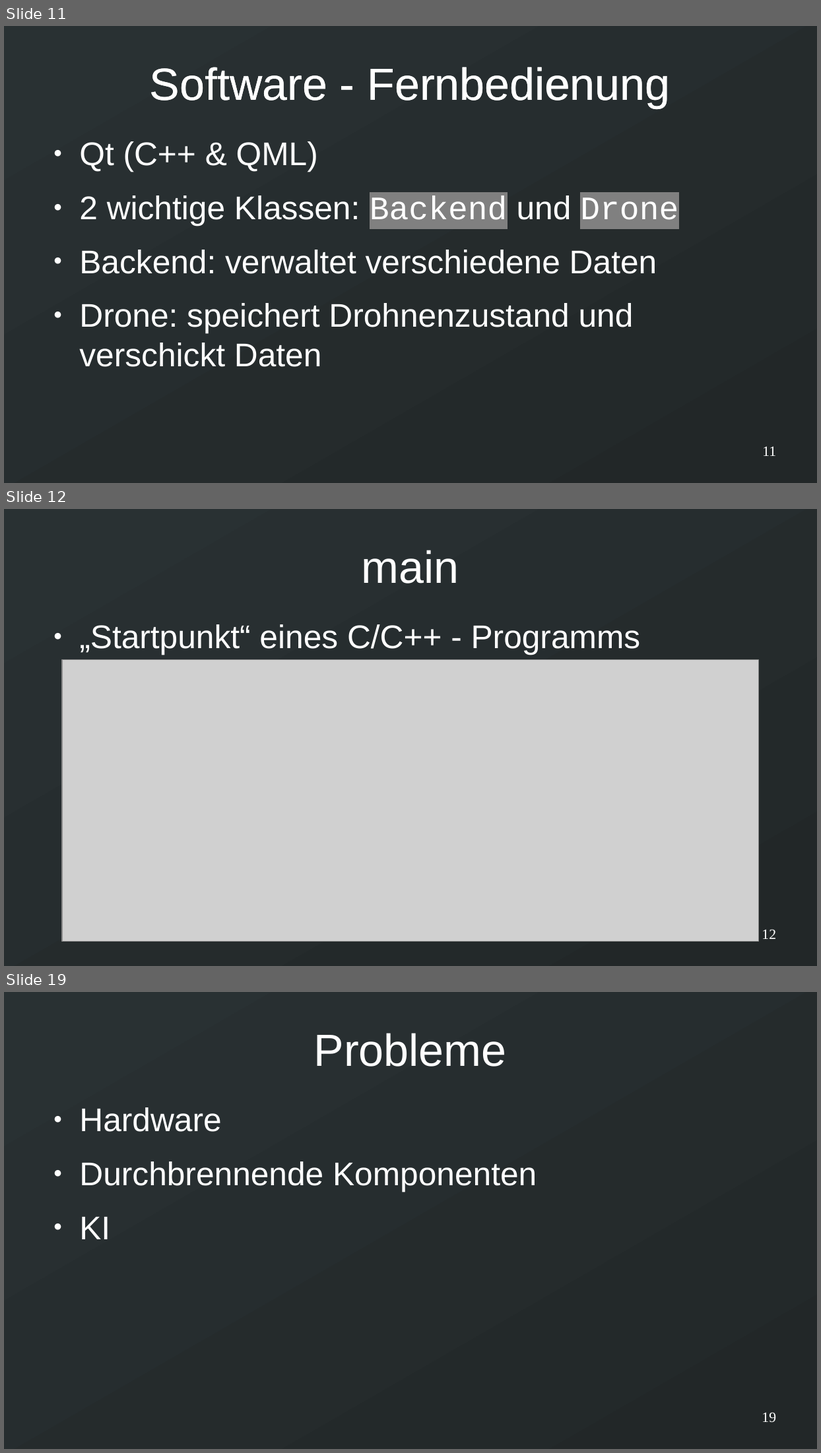
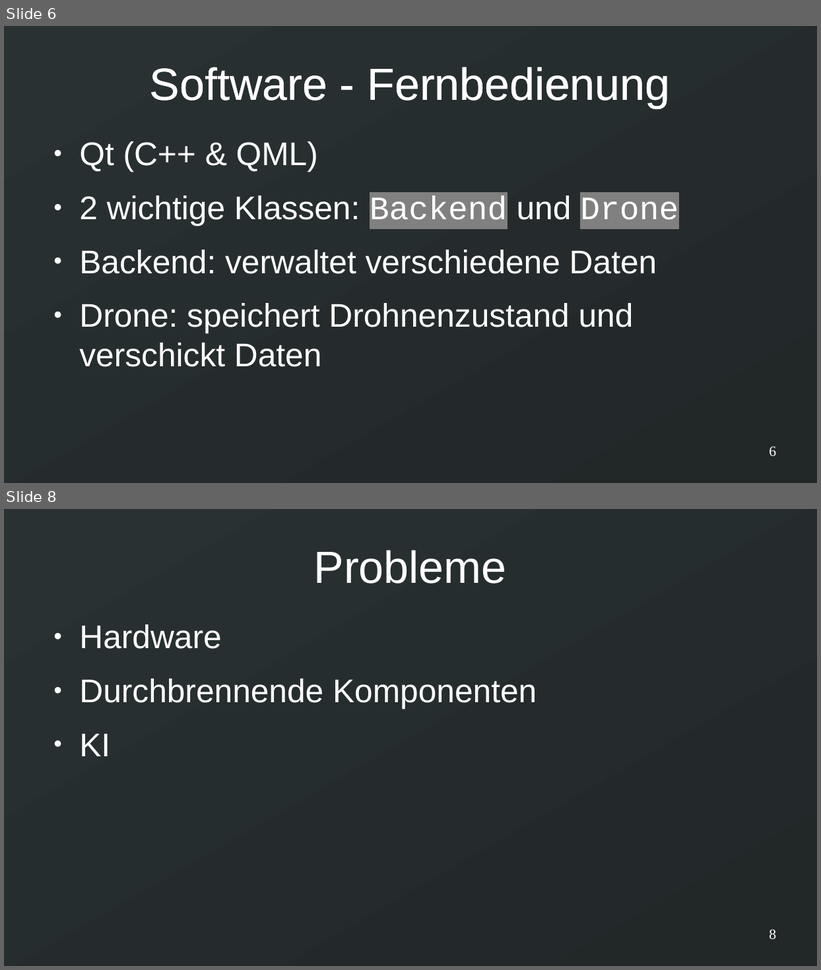
Before and after one commit to RandomlyCoded/InfoDrohne, a slide deck: Vortrag.odp. Shown one above the other, each under a label of ours: slides 11, 12 and 19 before the commit, slides 6 and 8 after it; the slides between them are not shown. The pictures are 821x1453 and 821x970 pixels, drawn with LibreOffice and Linux fonts; fonts in the diff are those of the drawing; grey boxes stand for pictures. Boxes give left, top, right and bottom in pixels: in the first picture for what was removed or moved away, otherwise in the second. Text is boxed around its words. In the diff, an @@ line names an element or a change of style, - is before the commit and + after.

```diff
--- a/Vortrag.odp
+++ b/Vortrag.odp
@@ slide 12 removed at [4,509,817,966], background gradient #293133 to #222728 @@
@@ title removed at [362,550,459,584] @@
-main
@@ text removed at [79,625,641,655] @@
-● „Startpunkt“ eines C/C++ - Programms
@@ picture removed at [62,660,760,942] @@
@@ page number removed at [762,929,776,939] @@
-12
@@ what was slide 11 is now slide 6 @@
@@ page number at [769,446,776,457]: text changed @@
-11
+6
@@ what was slide 19 is now slide 8 @@
@@ page number at [769,929,776,940]: text changed @@
-19
+8
```
Also in this commit, not shown: 1 slide added, 11 other slides removed.
